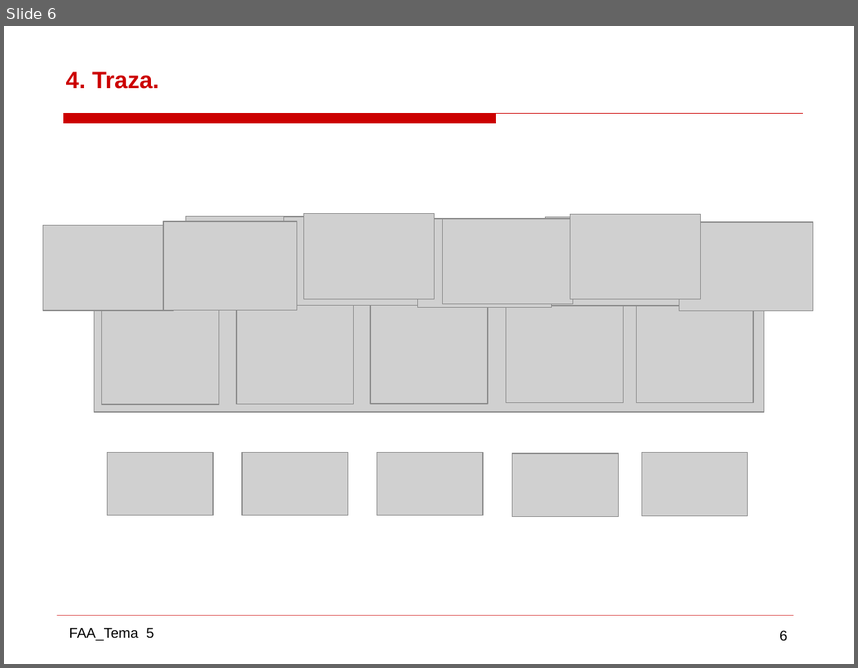
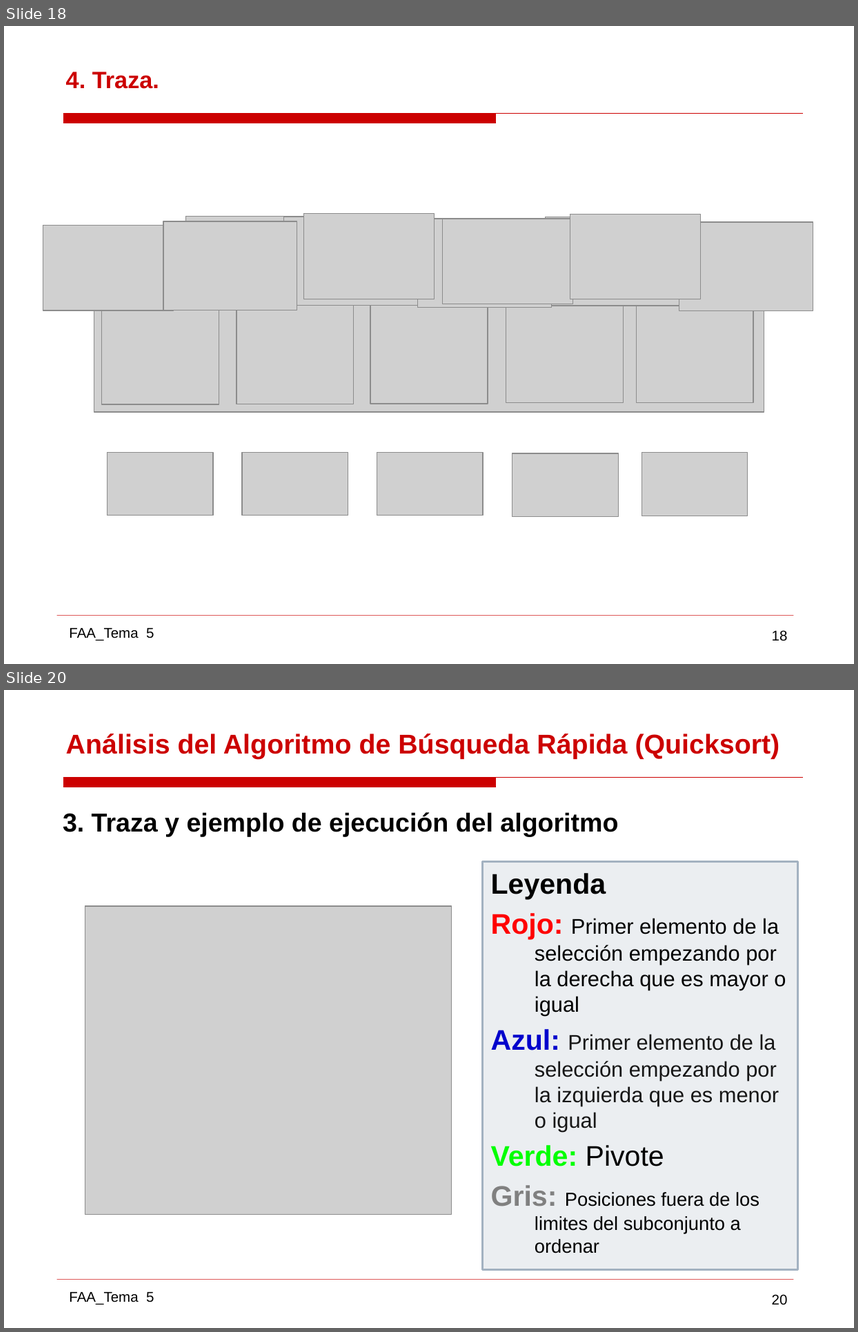
Before and after one commit to gabrielpr96/ETSIcode, a slide deck: FAA/Practica 2 AAD/AAD_11.pptx. Shown one above the other, each under a label of ours: slide 6 before the commit, slides 18 and 20 after it; the slides between them are not shown. The pictures are 858x668 and 858x1332 pixels, drawn with LibreOffice and Linux fonts; fonts in the diff are those of the drawing; grey boxes stand for pictures; background and template pictures are left out. Boxes give left, top, right and bottom in pixels: in the first picture for what was removed or moved away, otherwise in the second. Text is boxed around its words. In the diff, an @@ line names an element or a change of style, - is before the commit and + after.

```diff
--- a/FAA/Practica 2 AAD/AAD_11.pptx
+++ b/FAA/Practica 2 AAD/AAD_11.pptx
@@ slide 20 added at box(4, 690, 854, 1328), background #FFFFFF; not listed: 4 template elements that a slide beside it also shows @@
@@ title added at box(66, 733, 780, 759), 23 pt, text #CC0000, bold @@
+Análisis del Algoritmo de Búsqueda Rápida (Quicksort)
@@ text added at box(63, 812, 618, 836), 22 pt, text #000000, bold @@
+3. Traza y ejemplo de ejecución del algoritmo
@@ rectangle added at box(483, 862, 798, 1270), fill #A3B2C1 at 21% opacity, outline #A3B2C1 1.75 pt, 18 pt, text #000000 @@
+Leyenda
+Rojo: Primer elemento de la selección empezando por la derecha que es mayor o igual
+Azul: Primer elemento de la selección empezando por la izquierda que es menor o igual
+Verde: Pivote
+Gris: Posiciones fuera de los limites del subconjunto a ordenar
@@ picture added at box(85, 906, 452, 1214) @@
@@ what was slide 6 is now slide 18 @@
@@ page number at box(772, 630, 788, 641): text changed @@
-6
+18
```
Also in this commit, not shown: 5 slides changed, 30 other slides added, 6 slides removed, 18 other files.
